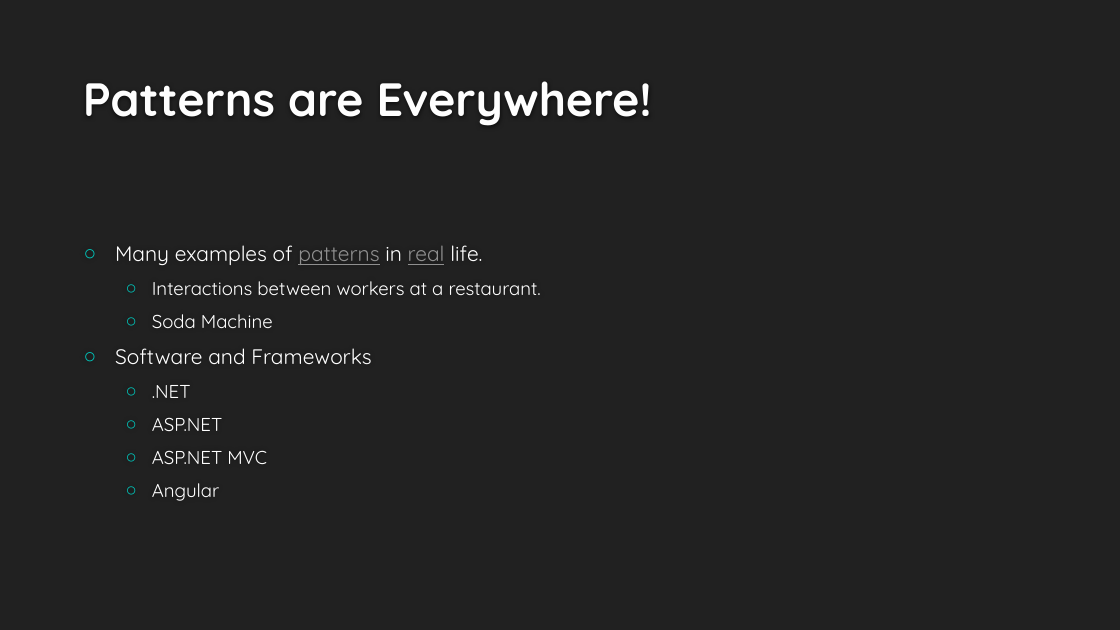
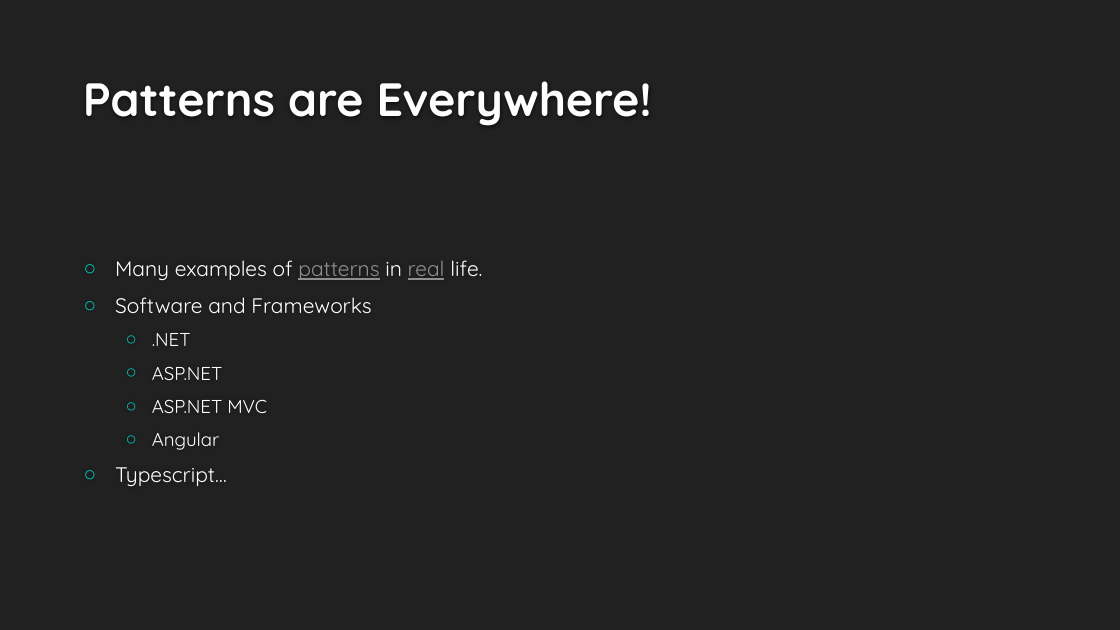
Before and after one commit to buildmotion/better-business-logic-with-typescript, a slide deck: slide 18 of Presentation/Better Business Logic with Typescript.pptx. Drawn at 1120x630 pixels with LibreOffice and Linux fonts; fonts in the diff are those of the drawing; background and template pictures are left out. Boxes give left, top, right and bottom in pixels: in the first picture for what was removed or moved away, otherwise in the second. Text is boxed around its words. In the diff, an @@ line names an element or a change of style, - is before the commit and + after.

```diff
--- a/Presentation/Better Business Logic with Typescript.pptx
+++ b/Presentation/Better Business Logic with Typescript.pptx
@@ text at (152,281,541,328): paragraphs removed @@
-  ○ Interactions between workers at a restaurant.
-  ○ Soda Machine
@@ text at (115,467,227,486): paragraph added @@
+○ Typescript…
```
Also in this commit, not shown: 2 other slides changed, 5 slides added, 7 other files.
